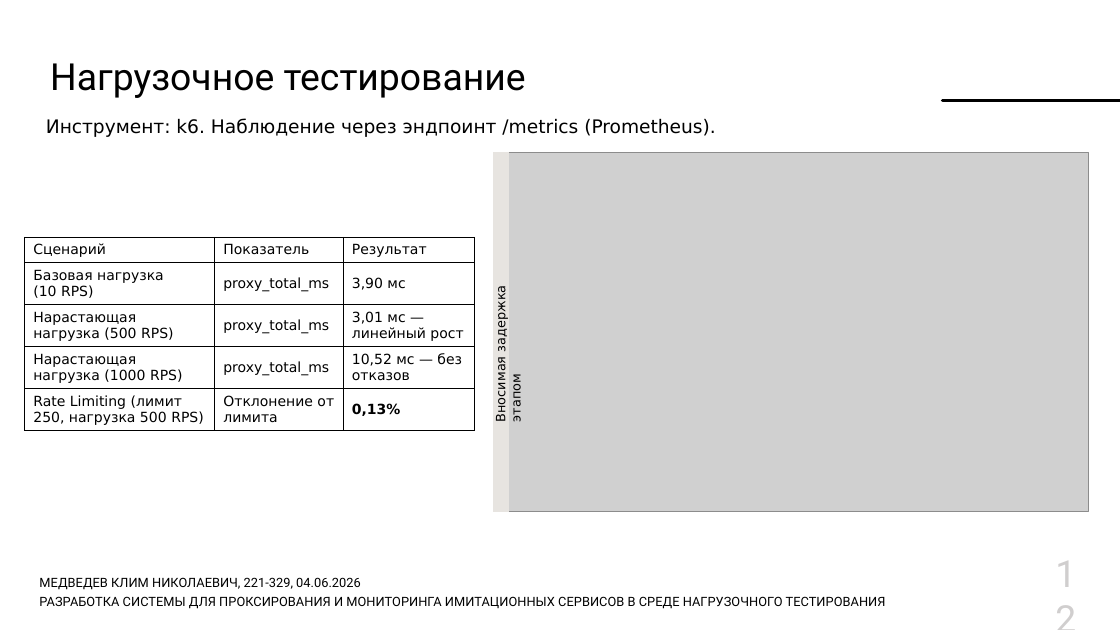
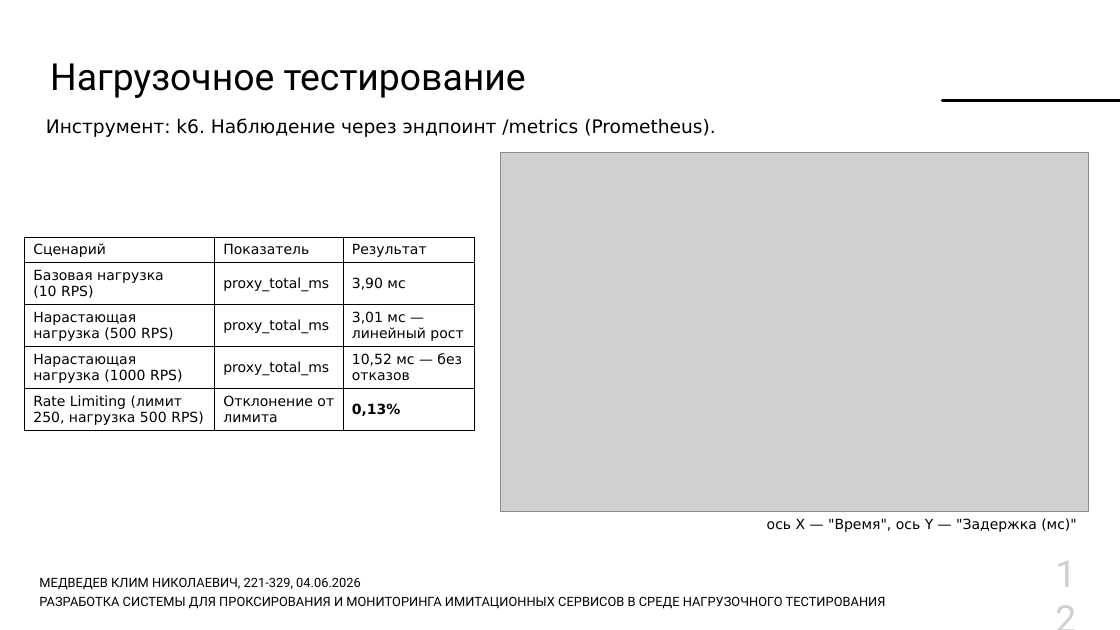
Before and after one commit to Lamardo43/educ-thesis, a slide deck: slide 12 of Thesis/docs/Презентация.pptx. Drawn at 1120x630 pixels with LibreOffice and Linux fonts; fonts in the diff are those of the drawing; grey boxes stand for pictures; background and template pictures are left out. Boxes give left, top, right and bottom in pixels: in the first picture for what was removed or moved away, otherwise in the second. Text is boxed around its words. In the diff, an @@ line names an element or a change of style, - is before the commit and + after.

```diff
--- a/Thesis/docs/Презентация.pptx
+++ b/Thesis/docs/Презентация.pptx
@@ rectangle removed at bbox=[494, 152, 508, 511] @@
@@ text removed at bbox=[493, 291, 524, 421] @@
-Вносимая задержка этапом
@@ text added at bbox=[767, 518, 1077, 532], 12 pt, text #000000 @@
+ось X — "Время", ось Y — "Задержка (мс)"
```
Also in this commit, not shown: 2 other slides changed, 1 other file.
